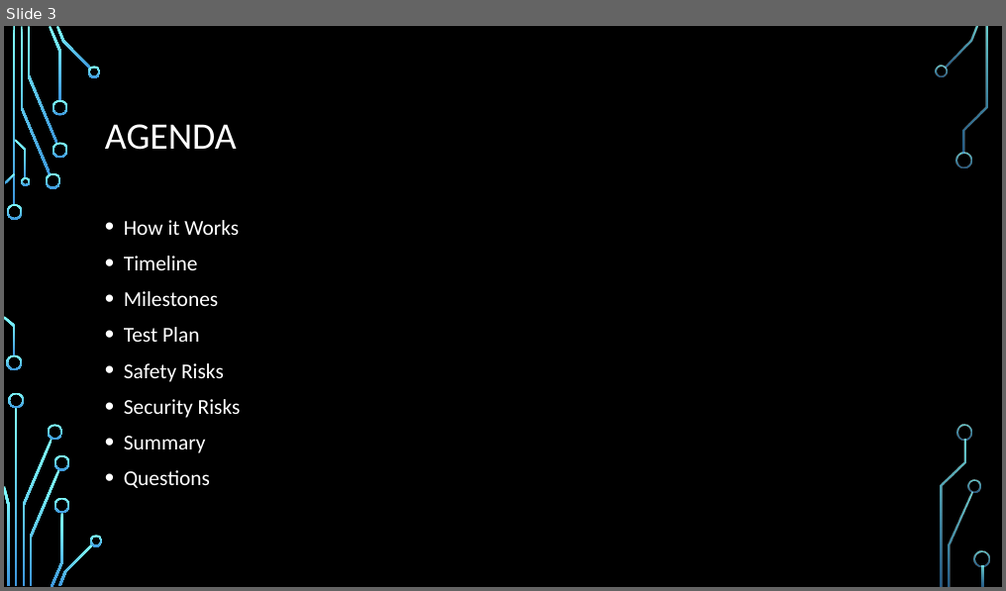
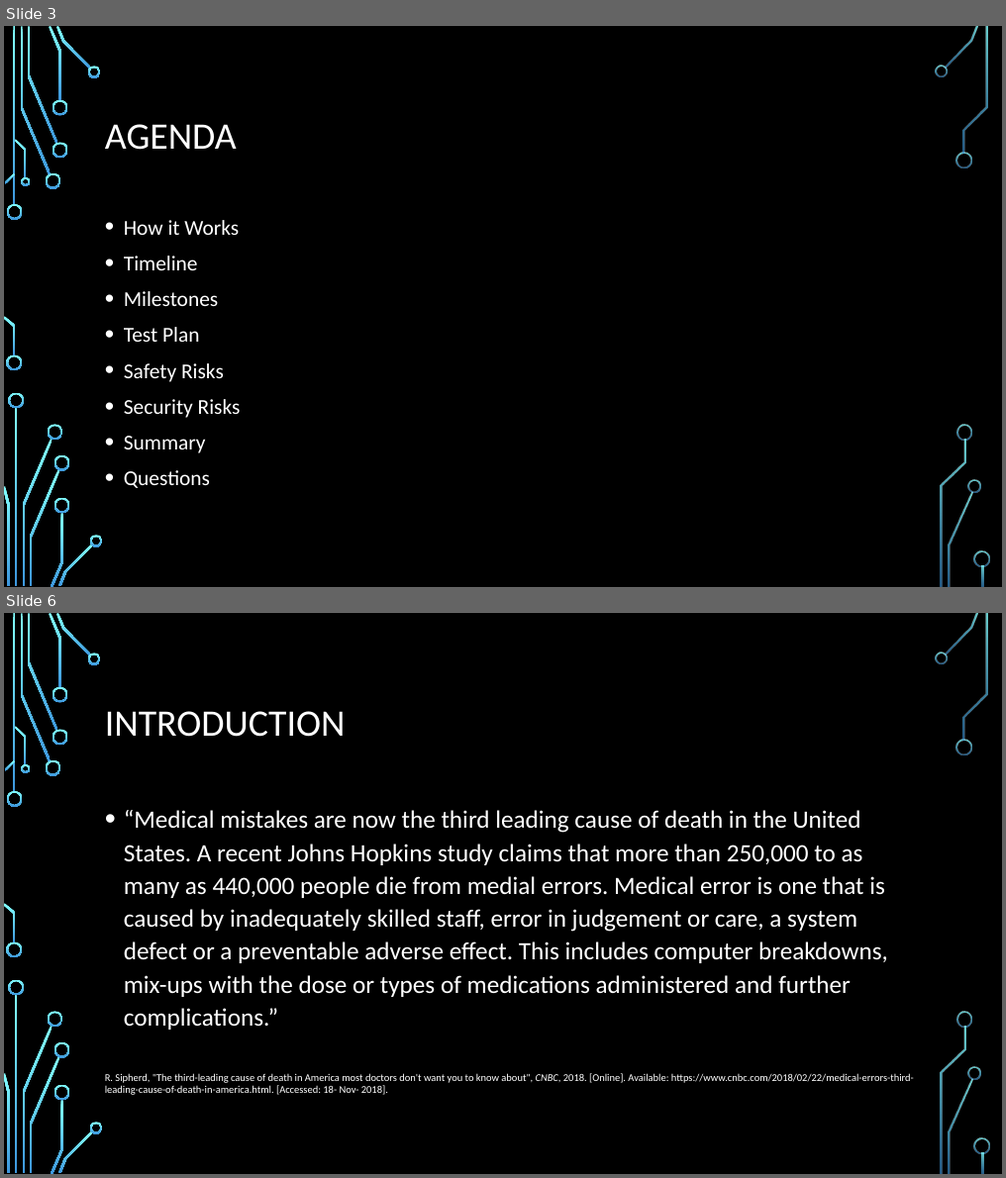
Before and after one commit to dontaylor6000/Group27_Tracker, a slide deck: Documentation/PDR.pptx. Shown one above the other, each under a label of ours: slide 3 before the commit, slides 3 and 6 after it; the slides between them are not shown. The pictures are 1006x591 and 1006x1178 pixels, drawn with LibreOffice and Linux fonts; fonts in the diff are those of the drawing; background and template pictures are left out. Boxes give left, top, right and bottom in pixels: in the first picture for what was removed or moved away, otherwise in the second. Text is boxed around its words. In the diff, an @@ line names an element or a change of style, - is before the commit and + after.

```diff
--- a/Documentation/PDR.pptx
+++ b/Documentation/PDR.pptx
@@ slide 6 added at box(4, 613, 1002, 1174), background picture (left out); not listed: 36 template elements that a slide beside it also shows @@
@@ title added at box(105, 711, 346, 737), 36 pt, text #FFFFFF @@
+INTRODUCTION
@@ text added at box(124, 810, 888, 1030), 24 pt, text #FFFFFF @@
+• “Medical mistakes are now the third leading cause of death in the United States. A recent Johns Hopkins study claims that more than 250,000 to as many as 440,000 people die from medial errors. Medical error is one that is caused by inadequately skilled staff, error in judgement or care, a system defect or a preventable adverse effect. This includes computer breakdowns, mix-ups with the dose or types of medications administered and further complications.”
@@ text added at box(105, 1073, 914, 1095), 10 pt, text #FFFFFF @@
+R. Sipherd, "The third-leading cause of death in America most doctors don't want you to know about", CNBC, 2018. [Online]. Available: https://www.cnbc.com/2018/02/22/medical-errors-third-leading-cause-of-death-in-america.html. [Accessed: 18- Nov- 2018].
```
Also in this commit, not shown: 7 slides changed, 6 other slides added, 3 slides removed.
